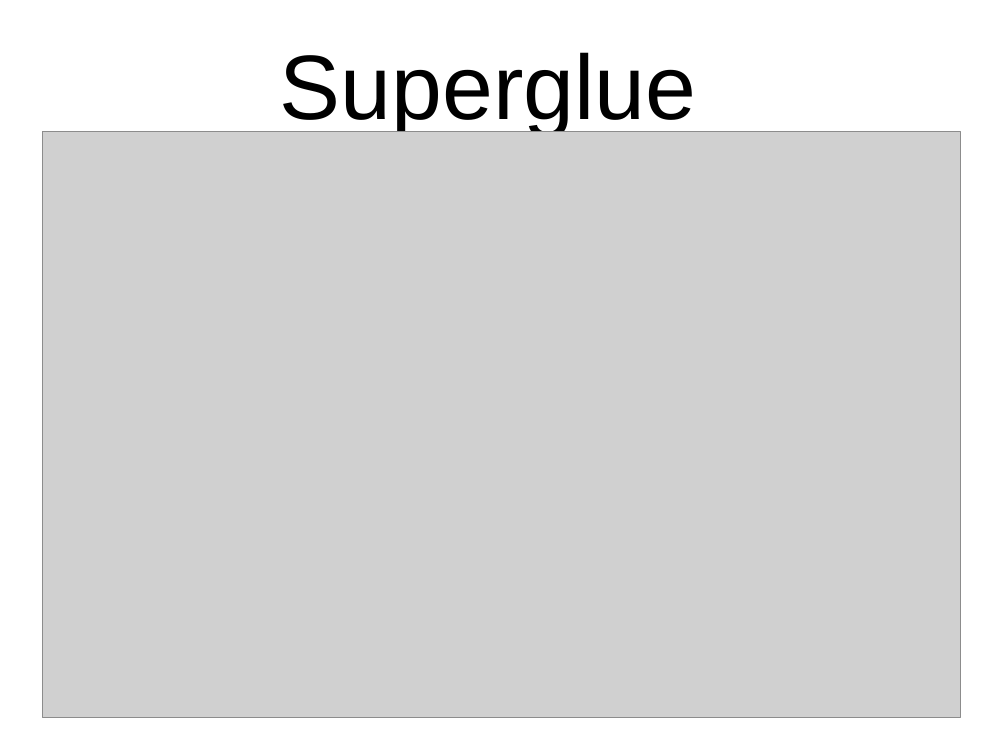
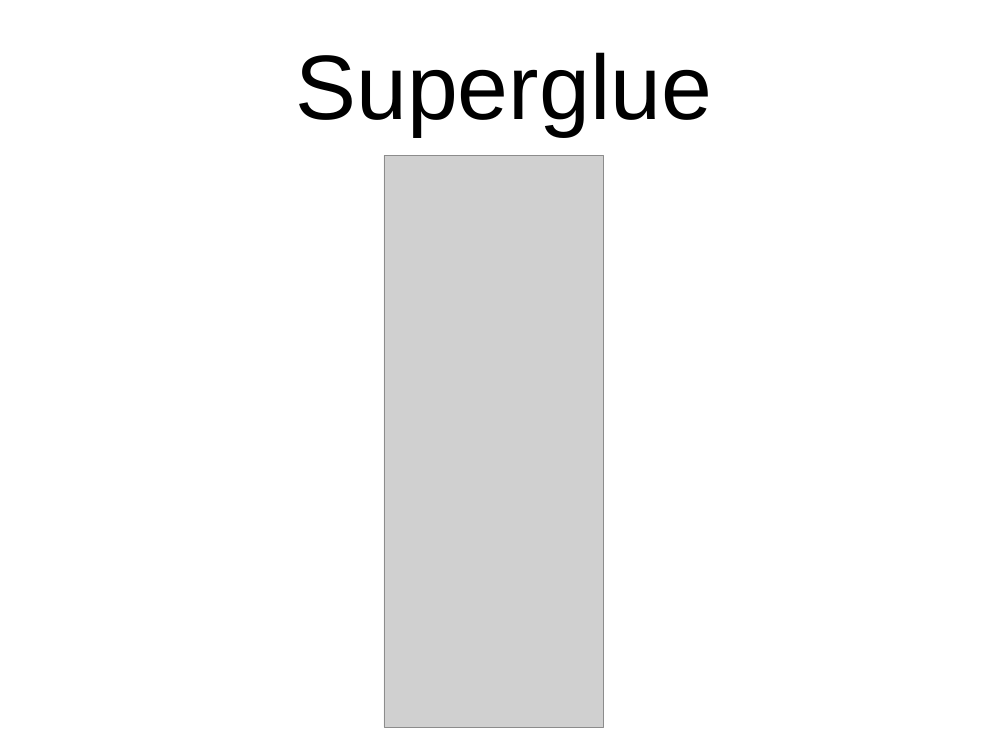
Before and after one commit to akhirsch/Pony-Doc, a slide deck: slide 1 of presentations/final_pres.odp. Drawn at 1008x756 pixels with LibreOffice and Linux fonts; fonts in the diff are those of the drawing; grey boxes stand for pictures. Boxes give left, top, right and bottom in pixels: in the first picture for what was removed or moved away, otherwise in the second. Text is boxed around its words. In the diff, an @@ line names an element or a change of style, - is before the commit and + after.

```diff
--- a/presentations/final_pres.odp
+++ b/presentations/final_pres.odp
@@ title "Superglue": place and size @@
-title "Superglue" at (280, 52, 697, 136)
+title "Superglue" at (295, 52, 712, 136)
@@ picture: place and size @@
-picture at (43, 131, 960, 717)
+picture at (384, 155, 604, 727)
```
Also in this commit, not shown: 4 other slides changed, 7 slides added, 4 slides removed, 19 other files.
